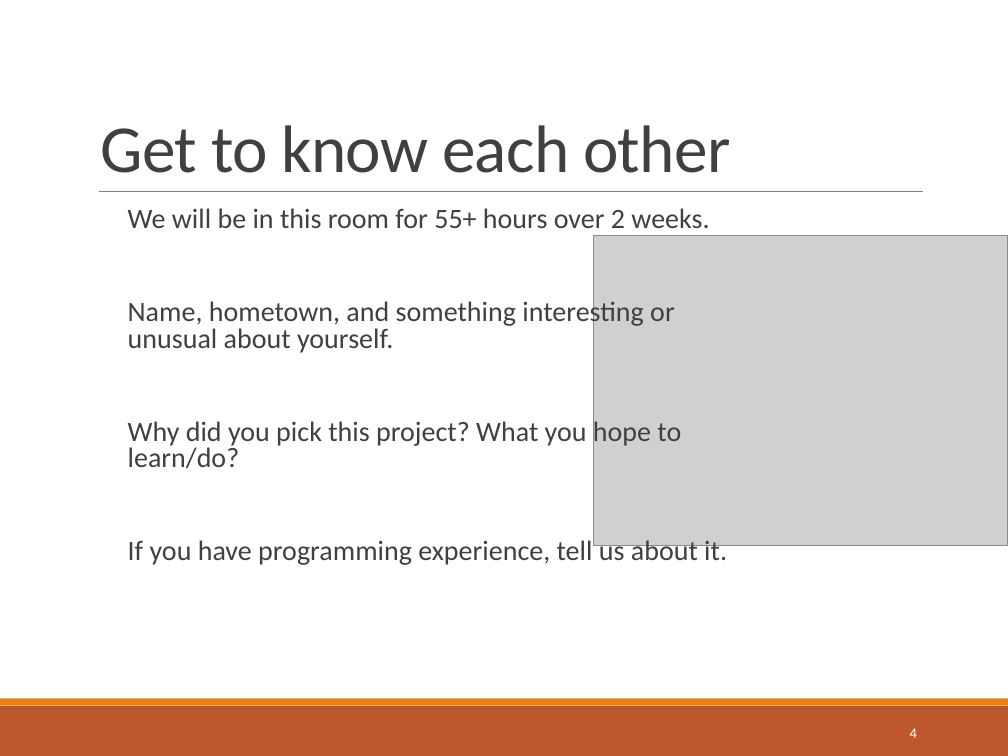
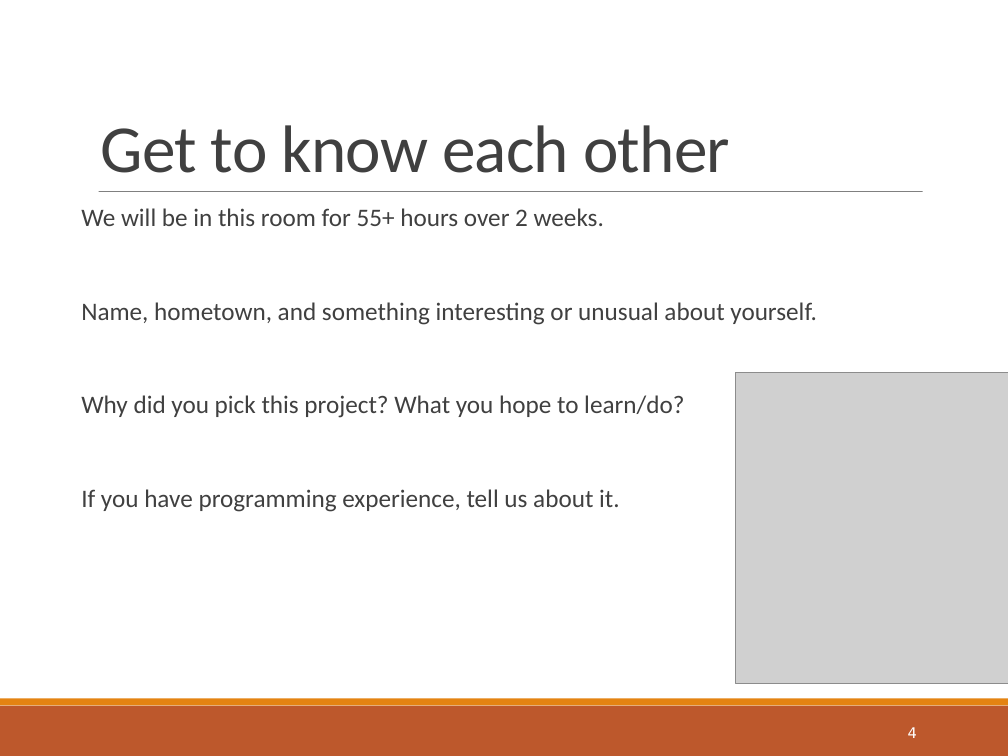
Before and after one commit to RHIT-CSSE/catapult, a slide deck: slide 4 of Sessions/00-MovingSmile/slides.pptx. Drawn at 1008x756 pixels with LibreOffice and Linux fonts; fonts in the diff are those of the drawing; grey boxes stand for pictures. Boxes give left, top, right and bottom in pixels: in the first picture for what was removed or moved away, otherwise in the second. Text is boxed around its words. In the diff, an @@ line names an element or a change of style, - is before the commit and + after.

```diff
--- a/Sessions/00-MovingSmile/slides.pptx
+++ b/Sessions/00-MovingSmile/slides.pptx
@@ text "We will be in this ...": place and size @@
-text "We will be in this ..." at (128, 208, 727, 567)
+text "We will be in this ..." at (81, 208, 816, 512)
@@ text "We will be in this ..." at (81, 208, 816, 512): size 20 to 18 pt; line spacing 0.8 to 0.9 @@
@@ picture: place and size @@
-picture at (594, 235, 1008, 545)
+picture at (736, 373, 1008, 683)
@@ page number at (908, 727, 917, 738): font Calibri to DejaVu Sans @@
```
Also in this commit, not shown: 9 other slides changed, 12 slides added, 14 slides removed.
